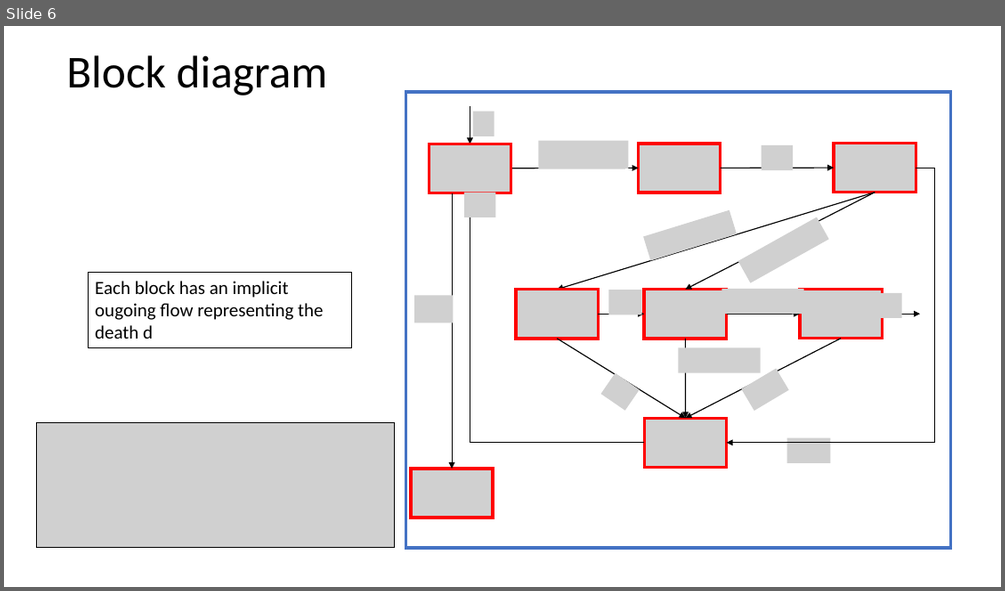
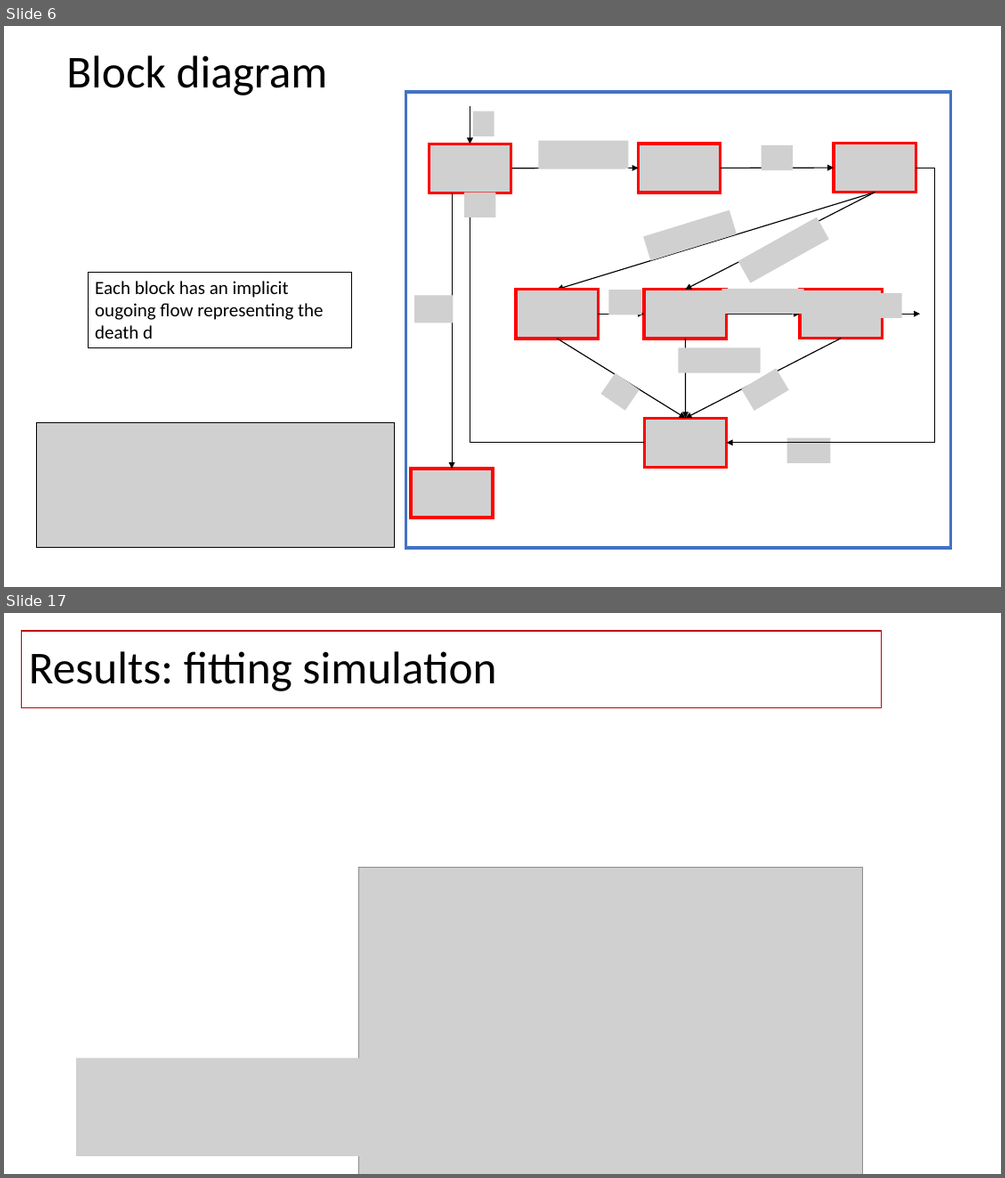
Before and after one commit to spbisc97/covid-optimal-control, a slide deck: PowerPoint/Optimal control strategies to prevent the hospital beds collapse during COVID-19 outbreak.pptx. Shown one above the other, each under a label of ours: slide 6 before the commit, slides 6 and 17 after it; the slides between them are not shown. The pictures are 1005x591 and 1005x1178 pixels, drawn with LibreOffice and Linux fonts; fonts in the diff are those of the drawing; grey boxes stand for pictures. Boxes give left, top, right and bottom in pixels: in the first picture for what was removed or moved away, otherwise in the second. Text is boxed around its words. In the diff, an @@ line names an element or a change of style, - is before the commit and + after.

```diff
--- a/PowerPoint/Optimal control strategies to prevent the hospital beds collapse during COVID-19 outbreak.pptx
+++ b/PowerPoint/Optimal control strategies to prevent the hospital beds collapse during COVID-19 outbreak.pptx
@@ slide 17 added at (4,613,1001,1174), background #FFFFFF @@
@@ title added at (21,631,882,708), outline #C00000 1.5 pt, 44 pt, text #000000 @@
+Results: fitting simulation
@@ picture added at (359,868,863,1174) @@
@@ picture added at (77,1058,396,1156) @@
```
Also in this commit, not shown: 12 slides changed, 7 other slides added, 7 slides removed, 1 other file.
